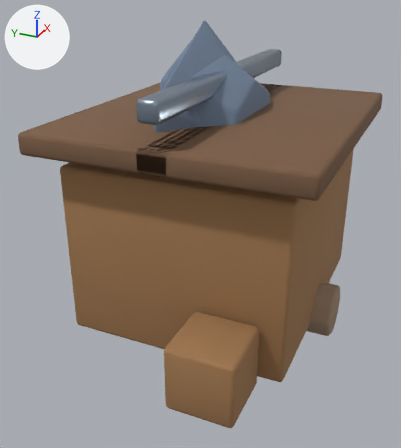
A saved change to the Blender file assets-source/blender/buildings/warehouse.blend.
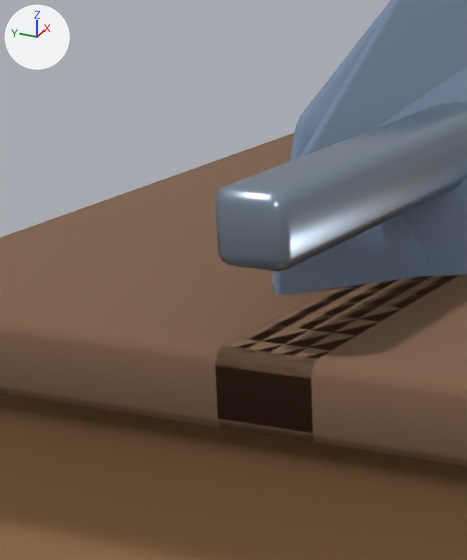
Old and new are each drawn whole from a camera (50 mm lens) standing at (-5.35, -2.13, 3.58) and looking at (-0.21, 0.19, 1.0) and again close up on the part from 17% to 53% of the width and 9% to 48% of the height. Every picture has the same lights, and +X, +Y and +Z are marked at upper left. The last two pictures show the newer version.

Names of what the first close-up shows: 'LOD1_PROXY_cap', 'LOD2_PROXY_cap', 'ridge', 'roof.left', 'roof.right', 'warehouseBody'.
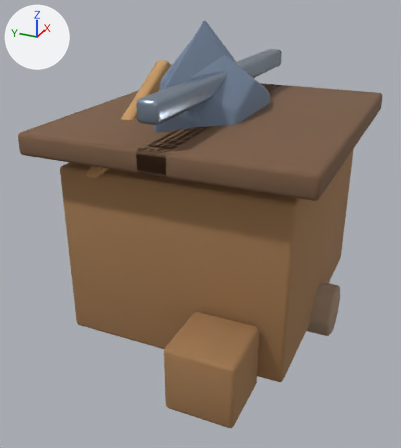
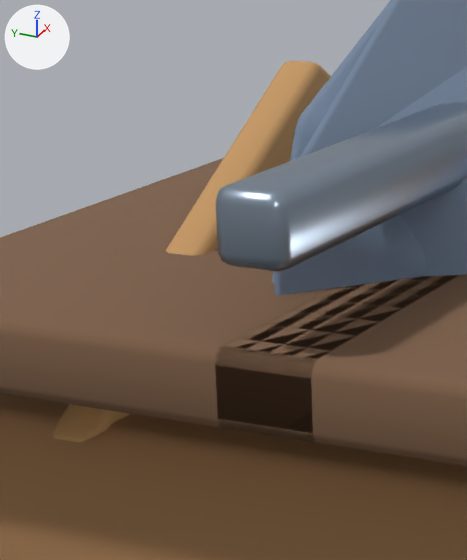
Location of each change, (x1, y1, x2, y2) in pixels of the close-ups (467 x 560 px):
'warehouseGable', added
    after: (53, 61, 331, 442)

The change, as a list of edits to the scene's bpy script:
```text
Add mat_mat_warehouse_woodlight:
    mat_mat_warehouse_woodlight = principled_material('MAT_warehouse_woodLight')
    mat_mat_warehouse_woodlight.base_color = (0.56, 0.31, 0.12)  # orange #c59761
    mat_mat_warehouse_woodlight.roughness = 0.82
Add me_warehousegablemesh:
    me_warehousegablemesh.from_pydata([(-1.46, 1.88, -0.07), (1.46, 1.88, -0.07), (0.0, 2.72, -0.07), (-1.46, 1.88, 0.07), (1.46, 1.88, 0.07), (0.0, 2.72, 0.07)], [], [(2, 1, 0), (3, 4, 5), (0, 1, 4, 3), (1, 2, 5, 4), (2, 0, 3, 5)])
    me_warehousegablemesh.polygons.foreach_set('use_smooth', [True] * 5)
    me_warehousegablemesh.materials.append(mat_mat_warehouse_woodlight)  # orange #c59761
Add ob_warehousegable:
    ob_warehousegable = bpy.data.objects.new('warehouseGable', me_warehousegablemesh)
    ob_warehousegable.parent = ob_buildingroot
    ob_warehousegable.location = (0.0, 0.0, -0.72)
    _m = ob_warehousegable.modifiers.new('soft bevel', 'BEVEL')
    _m.width = 0.03
    _m.width_pct = 0.03
    _m.segments = 2
```
